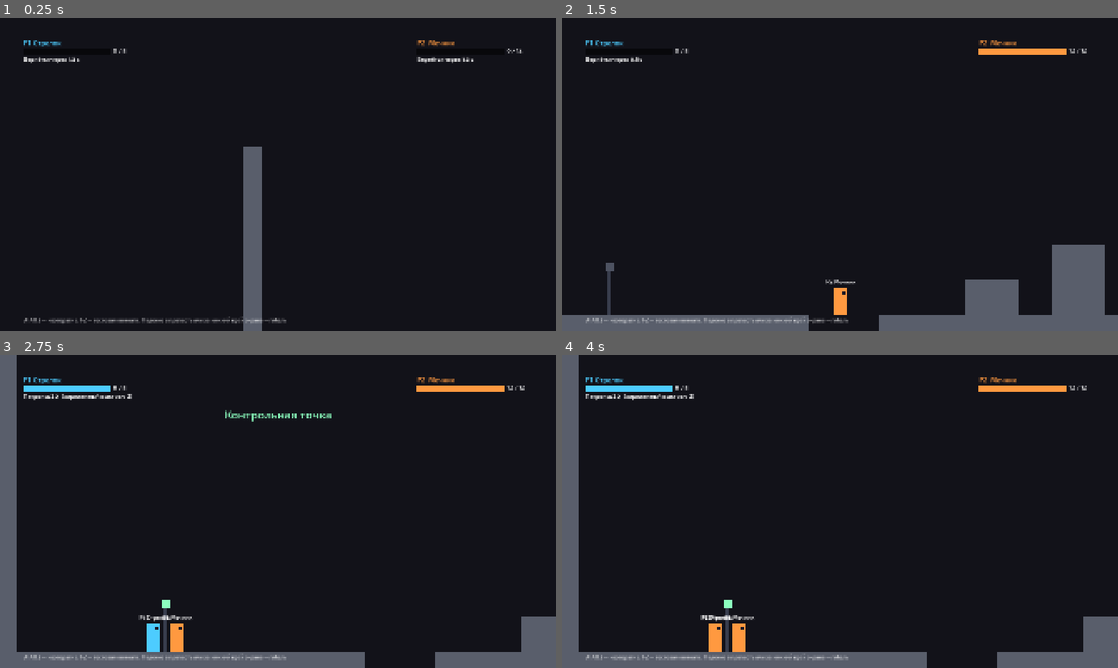
Above: before the commit, frames 1-4 (two rows, left to right).
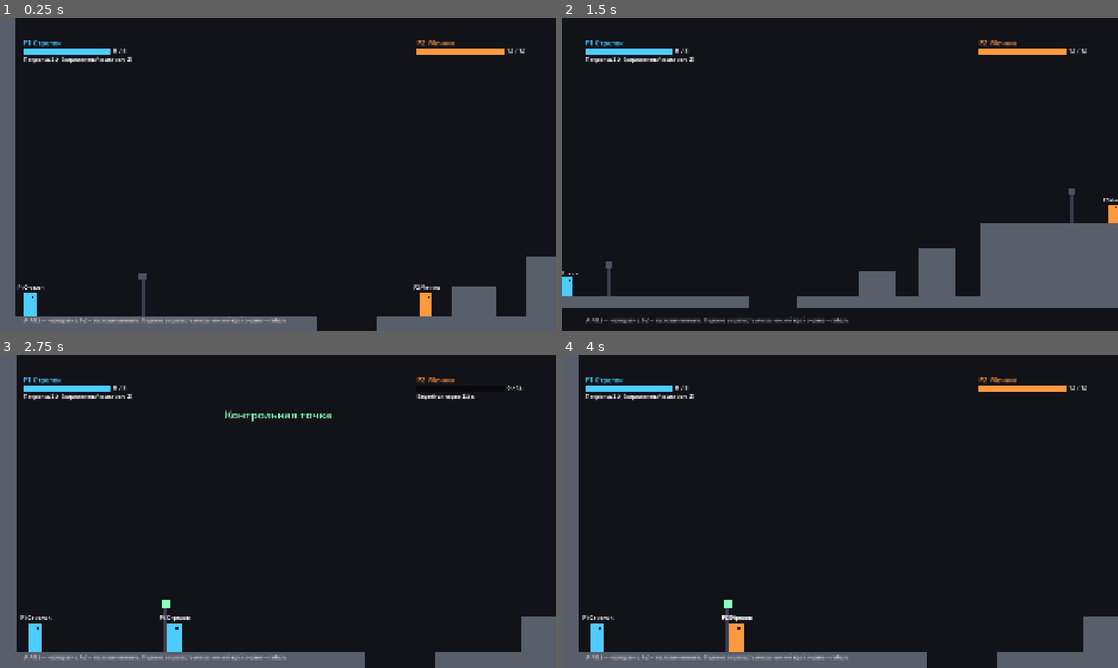
Above: after the commit, the same moments.

Repository: wrcabeludo-rgb/001
Game: Godot game, scene res://tests/coop_test.tscn
The game is run twice, just before and just after one commit, with the same random seed, the same clock (stepped at 60 frames per second) and the same inputs. This scene is started directly instead of the project's main scene.
Inputs:
- Up to frame 1 (0.25 s): no input
- Up to frame 2 (1.5 s): hold D from 0.53 s (still down); tap K at 0.6 s; tap Space at 0.77 s; tap J at 1.35 s
- Up to frame 3 (2.75 s): tap Space at 1.52 s; release D at 2.03 s; hold A from 2.03 s (still down); tap L at 2.1 s
- Up to frame 4 (4 s): release A at 2.78 s; hold D from 2.78 s (still down); tap I at 2.85 s; tap Space at 3.02, 3.77 s; tap Keypad Enter at 3.6 s

The runs differ from the first frame. In frame 1, 12% of the frame differs, in the area x 0-100%, y 0-100%; in frame 2, 14%, in the area x 0-100%, y 9-100%; in frame 3, 1.3%; in frame 4, 0.7%.

Commit message:
Co-op tests: snap the camera right after teleporting heroes
Teleporting a hero outside the view and waiting frames let the screen
edges pull it back (correct game behaviour), which broke the camera tests.
snap_camera() is now public for that.

Co-Authored-By: Claude Opus 5.5 <noreply@anthropic.com>
Claude-Session: https://claude.ai/code/session_01DbbAxgCR2CT7iqKnVBrHPT

Diff:
--- a/coop-platformer/game/scripts/level/level.gd
+++ b/coop-platformer/game/scripts/level/level.gd
@@ -62,7 +62,7 @@
 	for slot in PlayerManager.MAX_PLAYERS:
 		if PlayerManager.players[slot] != null:
 			_on_player_joined(slot)
-	_snap_camera()
+	snap_camera()
 
 
 func level_rect() -> Rect2:
@@ -169,7 +169,7 @@
 			for slot in players:
 				var start := _entry_point_without_partner(slot)
 				players[slot].revive(start)
-			_snap_camera()
+			snap_camera()
 		return
 	for slot in _respawn_timers.keys():
 		_respawn_timers[slot] -= delta
@@ -212,7 +212,8 @@
 			player.kill()
 
 
-func _snap_camera() -> void:
+## Puts the camera on the heroes at once (after a respawn or a teleport).
+func snap_camera() -> void:
 	if camera != null:
 		camera.follow(alive_players(), 0.0, true)
 
--- a/coop-platformer/game/tests/coop_test.gd
+++ b/coop-platformer/game/tests/coop_test.gd
@@ -27,7 +27,6 @@
 
 func _test_camera_zooms_out() -> void:
 	await _pair(Vector2(120, GROUND_Y), Vector2(1700, GROUND_Y))
-	_level.camera.follow(_level.alive_players(), 0.0, true)
 	await _frames(60)
 	var view := _level.camera.visible_rect()
 	_check(_level.camera.zoom.x < 0.95, "камера отдаляется, когда герои расходятся (zoom %.2f)" % _level.camera.zoom.x)
@@ -36,7 +35,6 @@
 
 func _test_screen_edges_hold_heroes() -> void:
 	await _pair(Vector2(120, GROUND_Y), Vector2(3300, PLATEAU_Y))
-	_level.camera.follow(_level.alive_players(), 0.0, true)
 	await _frames(30)
 	var view := _level.camera.visible_rect()
 	var distance := absf(_b.global_position.x - _a.global_position.x)
@@ -67,6 +65,7 @@
 	var checkpoint := _level.active_checkpoint
 	_check(checkpoint != null and checkpoint.active, "контрольная точка загорается, когда герой до неё дошёл")
 	_a.global_position = Vector2(1000, GROUND_Y)
+	_level.snap_camera()
 	await _frames(3)
 	_a.kill()
 	_b.kill()
@@ -90,6 +89,7 @@
 	_extra_inputs = [input_a]
 	_a = _level.spawn_player(0, input_a, Heroes.Id.SHOOTER)
 	_a.global_position = Vector2(2000, GROUND_Y)
+	_level.snap_camera()
 	await _frames(10)
 	var input_b := PlayerInput.scripted()
 	_extra_inputs.append(input_b)
@@ -110,6 +110,8 @@
 	for pair in [[_a, at_a], [_b, at_b]]:
 		pair[0].global_position = pair[1]
 		pair[0].last_safe_position = pair[1]
+	# Heroes were teleported: move the camera at once, or the screen edges would pull them back.
+	_level.snap_camera()
 	await _frames(3)
 
 
